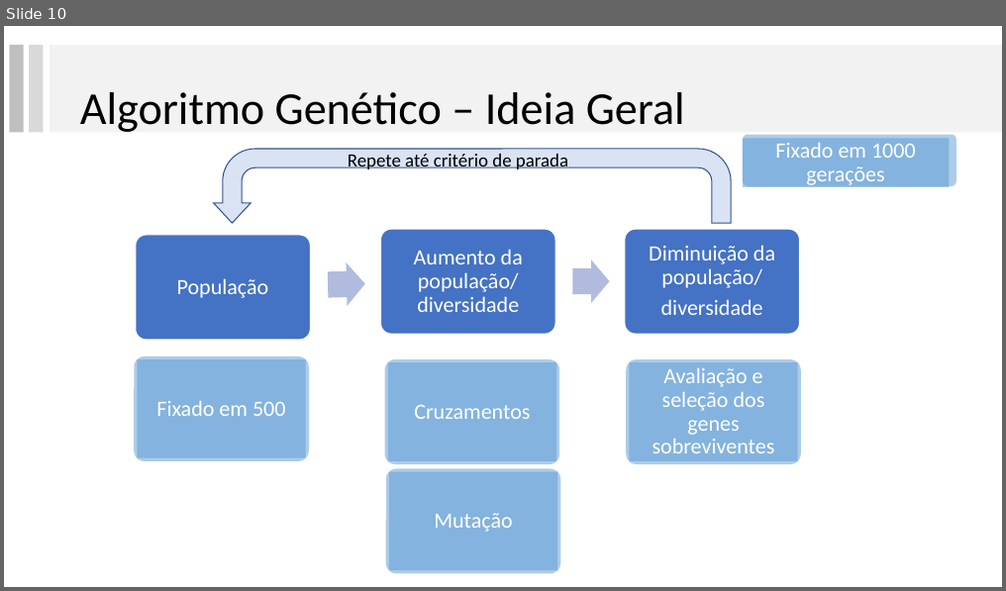
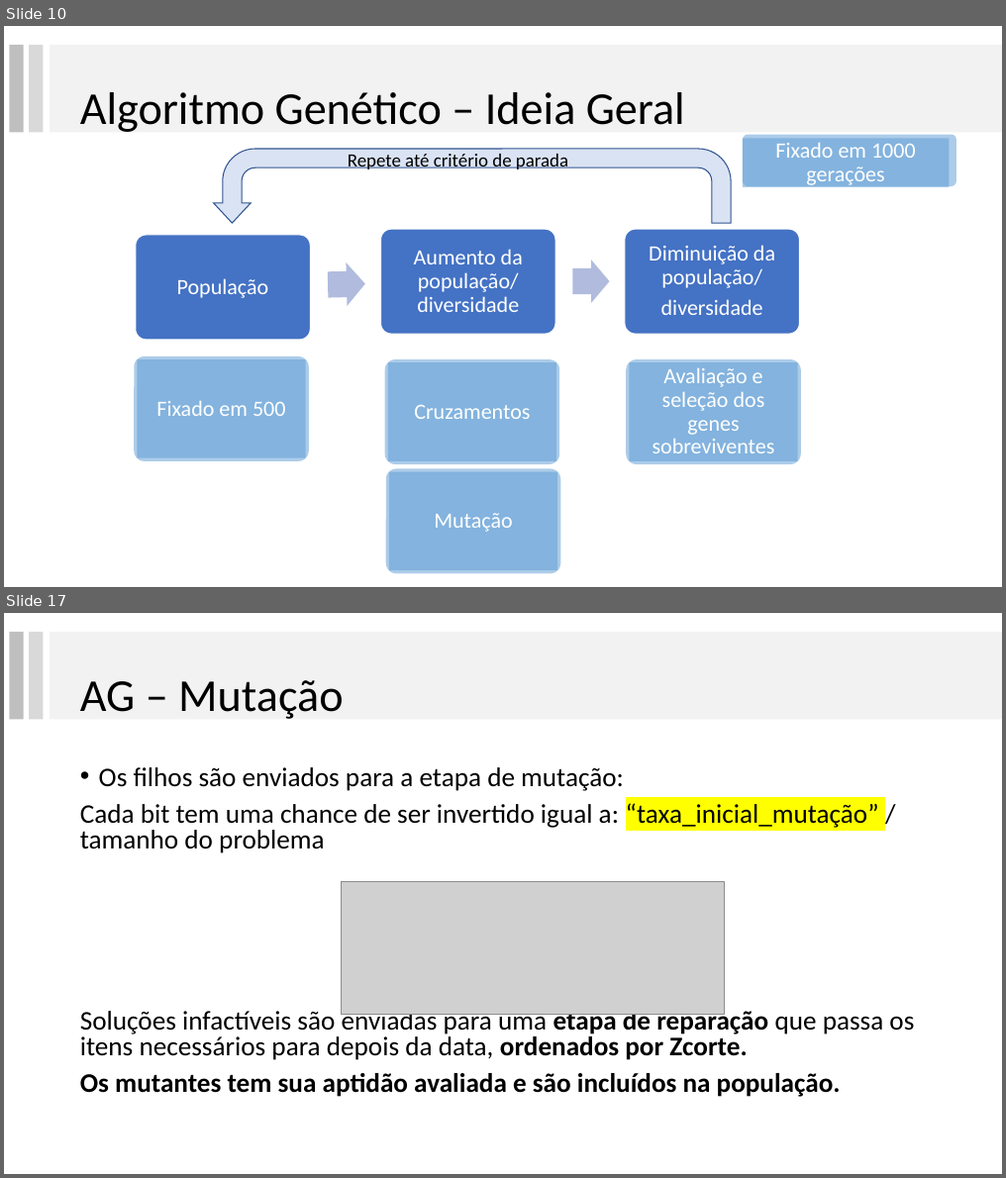
Before and after one commit to lpbiasoto/metaheuristicas, a slide deck: Apresentacao 3/ApresentacaoGA.pptx. Shown one above the other, each under a label of ours: slide 10 before the commit, slides 10 and 17 after it; the slides between them are not shown. The pictures are 1006x591 and 1006x1178 pixels, drawn with LibreOffice and Linux fonts; fonts in the diff are those of the drawing; grey boxes stand for pictures. Boxes give left, top, right and bottom in pixels: in the first picture for what was removed or moved away, otherwise in the second. Text is boxed around its words. In the diff, an @@ line names an element or a change of style, - is before the commit and + after.

```diff
--- a/Apresentacao 3/ApresentacaoGA.pptx
+++ b/Apresentacao 3/ApresentacaoGA.pptx
@@ slide 17 added at [4, 613, 1002, 1174], background #FFFFFF @@
@@ rectangle added at [9, 632, 24, 719], fill #BFBFBF @@
@@ rectangle added at [29, 632, 43, 719], fill #D9D9D9 @@
@@ rectangle added at [50, 632, 1002, 719], fill #F2F2F2 @@
@@ title added at [80, 680, 343, 719], 44 pt, text #000000 @@
+AG – Mutação
@@ text added at [80, 767, 914, 1097], 25.9 pt, text #000000 @@
+• Os filhos são enviados para a etapa de mutação:
+Cada bit tem uma chance de ser invertido igual a: “taxa_inicial_mutação” / tamanho do problema
+Soluções infactíveis são enviadas para uma etapa de reparação que passa os itens necessários para depois da data, ordenados por Zcorte.
+Os mutantes tem sua aptidão avaliada e são incluídos na população.
@@ picture added at [342, 881, 724, 1014] @@
```
Also in this commit, not shown: 4 slides changed, 10 other slides added, 4 slides removed, 1 other file.
